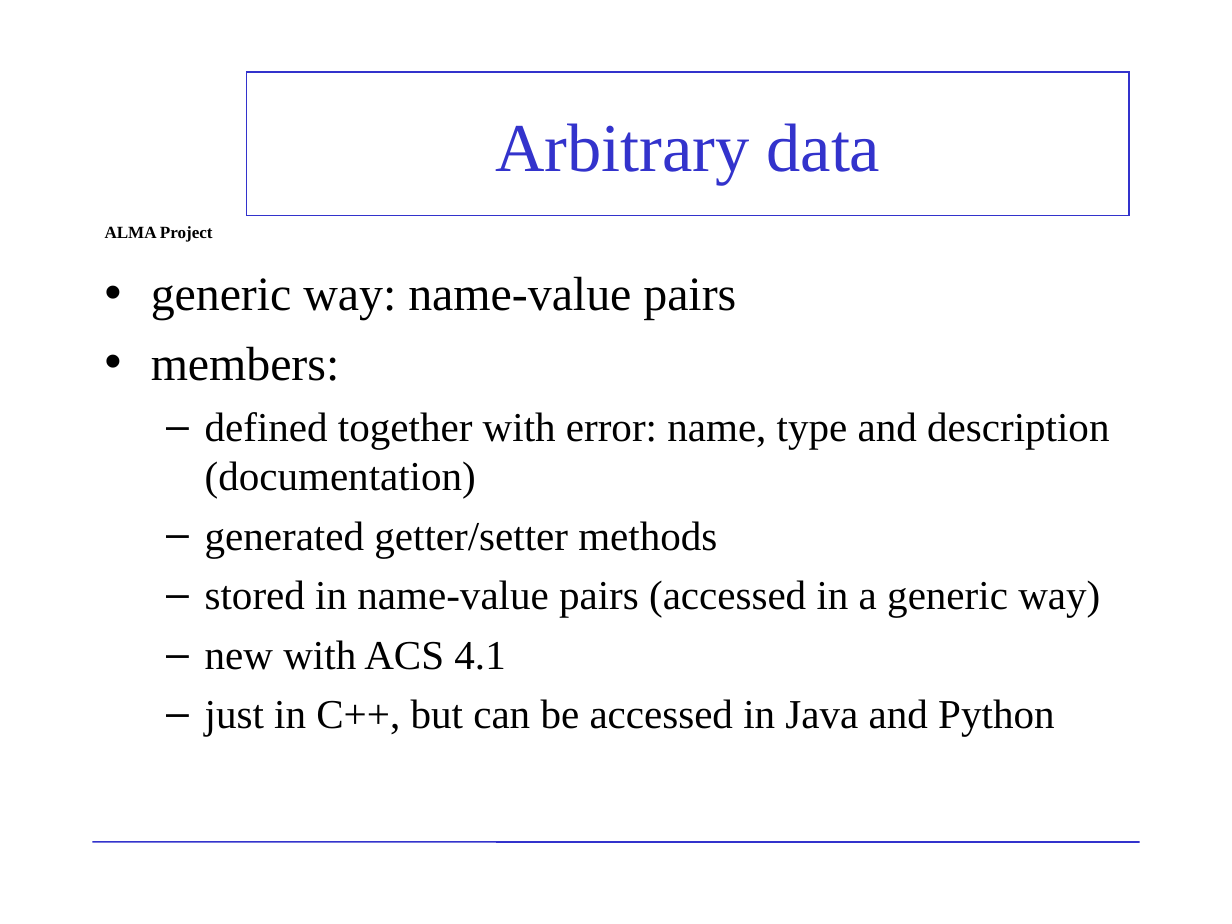
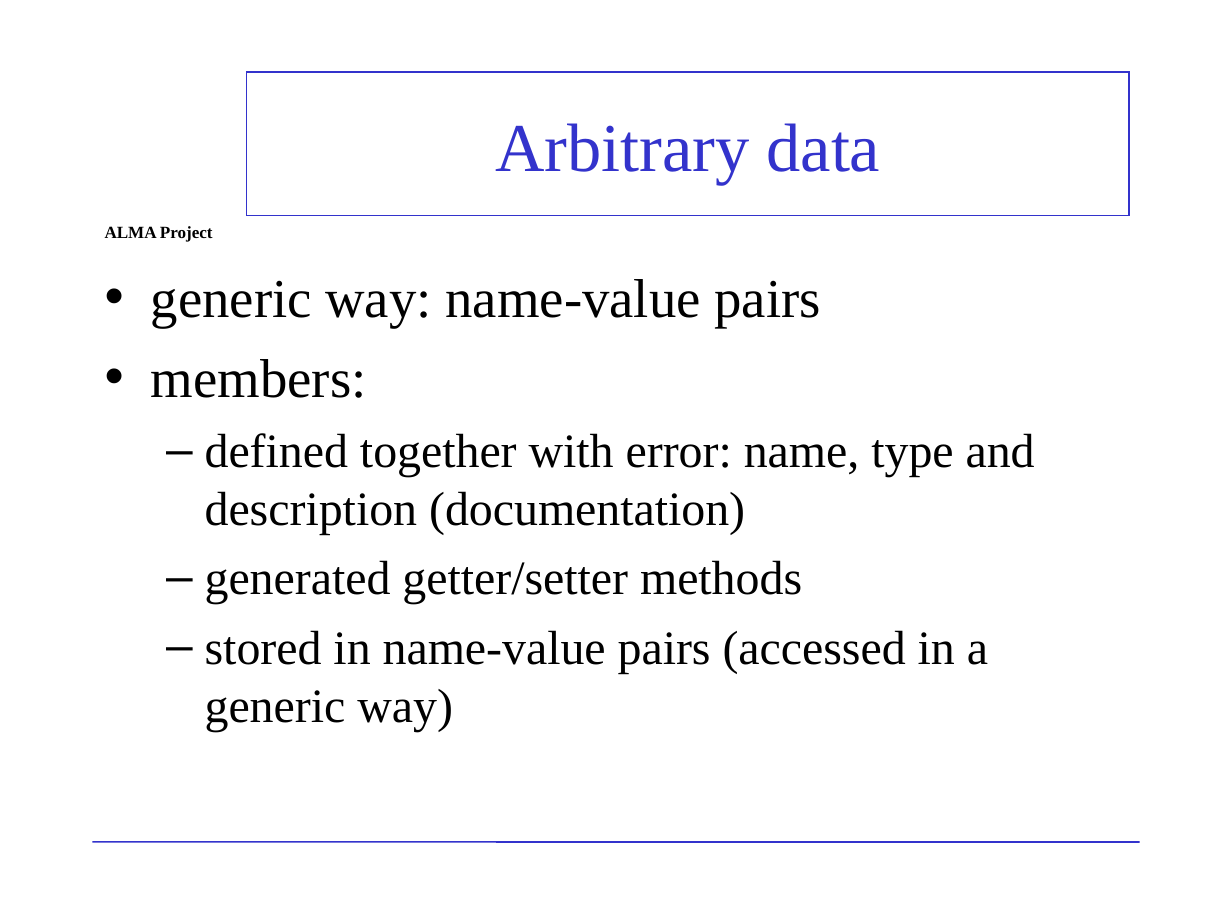
Before and after one commit to ACS-Community/ACS, a slide deck: slide 8 of Documents/ACS-Course/ACSCourse-ErrorSystem.ppt. Drawn at 1232x924 pixels with LibreOffice and Linux fonts; fonts in the diff are those of the drawing; background and template pictures are left out. Boxes give left, top, right and bottom in pixels: in the first picture for what was removed or moved away, otherwise in the second. Text is boxed around its words. In the diff, an @@ line names an element or a change of style, - is before the commit and + after.

```diff
--- a/Documents/ACS-Course/ACSCourse-ErrorSystem.ppt
+++ b/Documents/ACS-Course/ACSCourse-ErrorSystem.ppt
@@ text "generic way: name-value pairs" at [151,279,1035,731]: size 28 to 32 pt in "generic way: name-value pairs", "members:"; size 24 to 28 pt in "defined together with error: name, type and ...", "generated getter/setter methods", "stored in name-value pairs (accessed in a ..."; more space between paragraphs @@
@@ text at [205,640,1054,736]: paragraphs removed @@
-  – new with ACS 4.1
-  – just in C++, but can be accessed in Java and Python
```
Also in this commit, not shown: 2 other slides changed, 1 slide removed, 2 other files.
